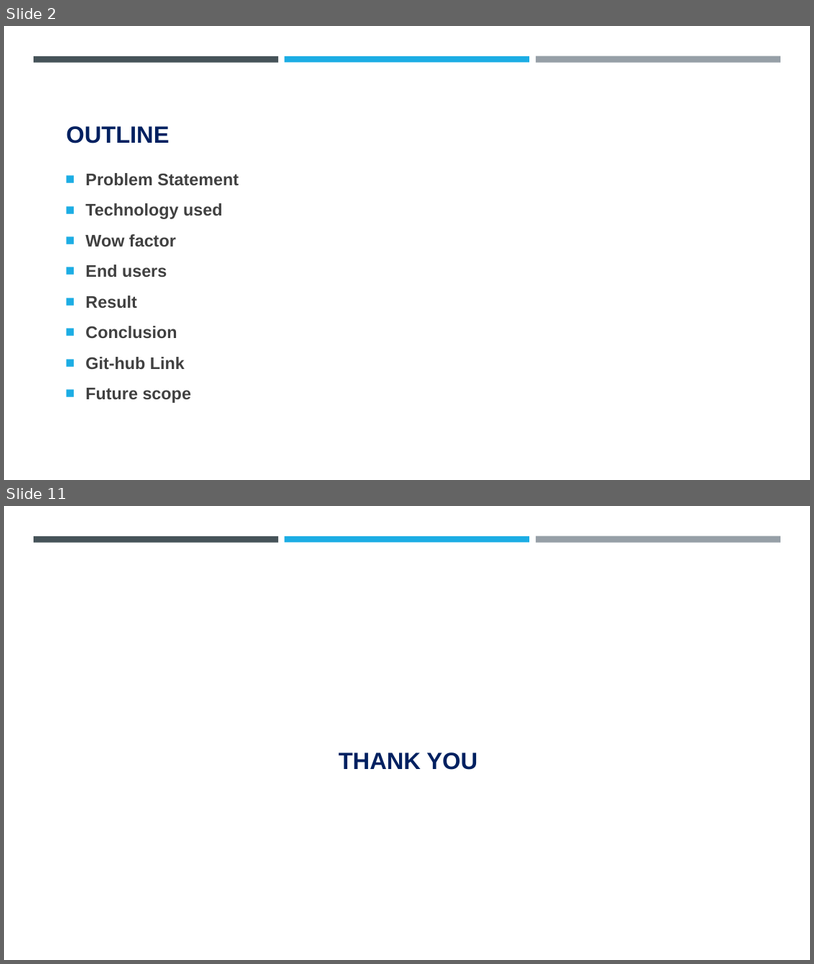
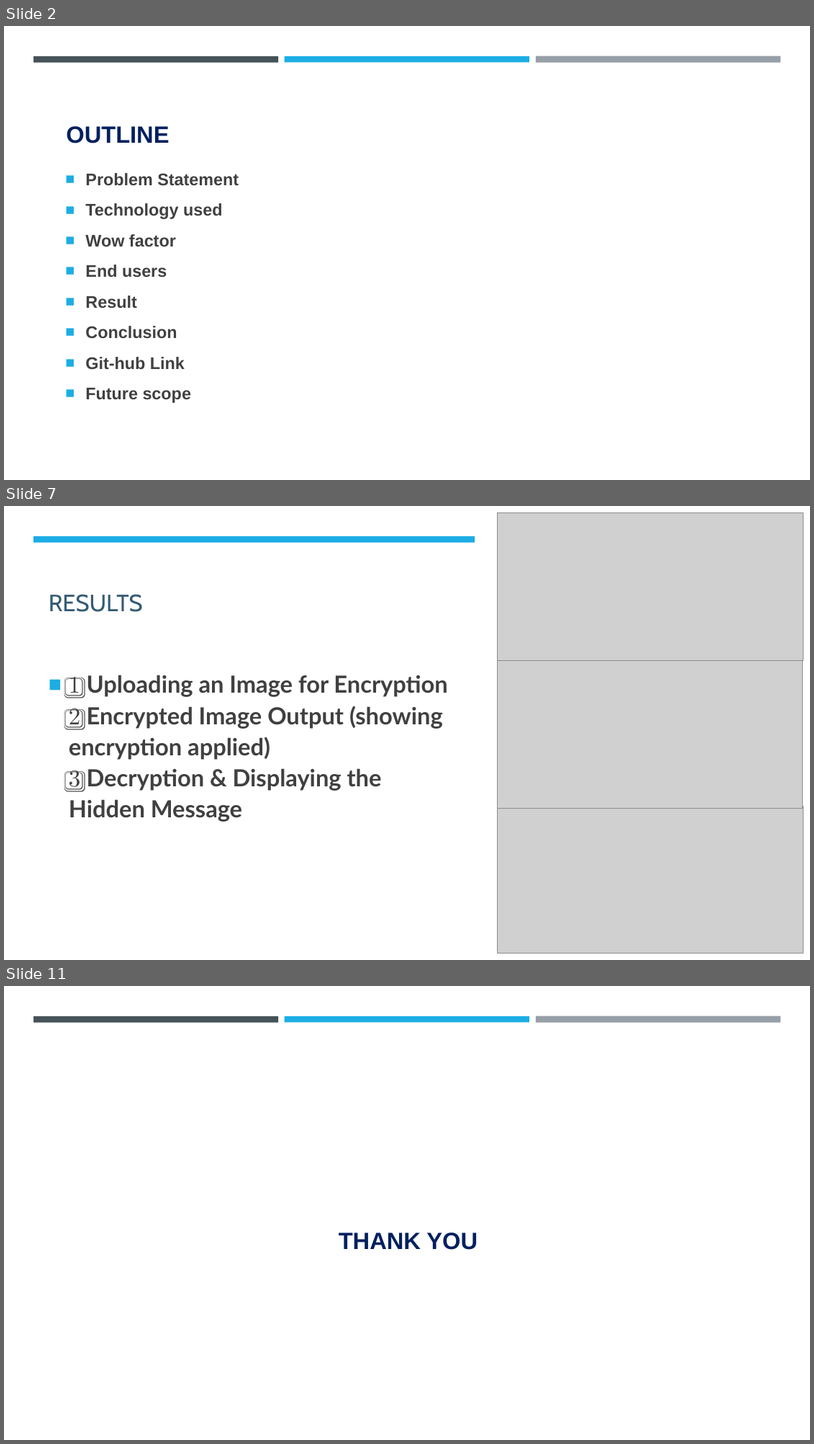
Before and after one commit to Deekshagj/PixelCipher, a slide deck: Deeksha J project.pptx. Shown one above the other, each under a label of ours: slides 2 and 11 before the commit, slides 2, 7 and 11 after it; the slides between them are not shown. The pictures are 814x964 and 814x1444 pixels, drawn with LibreOffice and Linux fonts; fonts in the diff are those of the drawing; grey boxes stand for pictures; background and template pictures are left out. Boxes give left, top, right and bottom in pixels: in the first picture for what was removed or moved away, otherwise in the second. Text is boxed around its words. In the diff, an @@ line names an element or a change of style, - is before the commit and + after.

Commit message:
Added ppt

```diff
--- a/Deeksha J project.pptx
+++ b/Deeksha J project.pptx
@@ slide 7 added at bbox=[4, 506, 810, 960], background #FFFFFF @@
@@ rectangle added at bbox=[4, 506, 810, 960], fill #FFFFFF @@
@@ picture added at bbox=[498, 513, 803, 661] @@
@@ rectangle added at bbox=[34, 536, 476, 542], fill #1CADE4 @@
@@ title added at bbox=[49, 594, 143, 612], 28 pt, text #335B74 @@
+RESULTS
@@ text added at bbox=[69, 674, 448, 821], 28 pt, text #404040, bold @@
+■ 1️⃣ Uploading an Image for Encryption
+  2️⃣ Encrypted Image Output (showing encryption applied)
+  3️⃣ Decryption & Displaying the Hidden Message
@@ picture added at bbox=[498, 661, 803, 808] @@
@@ picture added at bbox=[498, 806, 804, 953] @@
```
Also in this commit, not shown: 8 slides changed, 1 slide removed.
